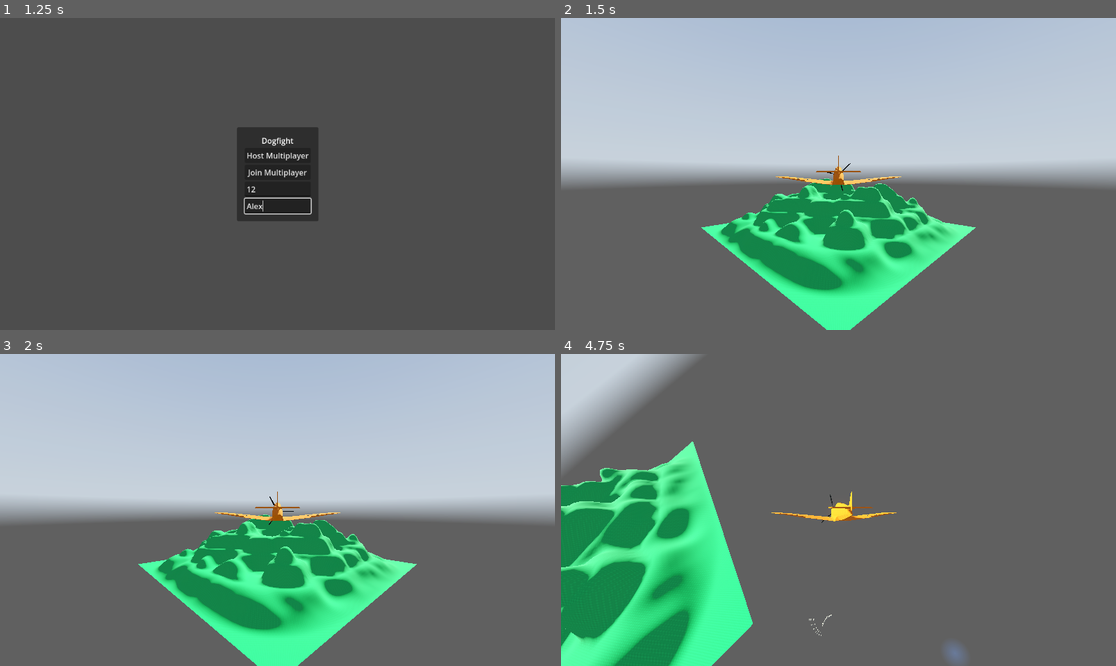
Above: before the commit, frames 1-4 (two rows, left to right).
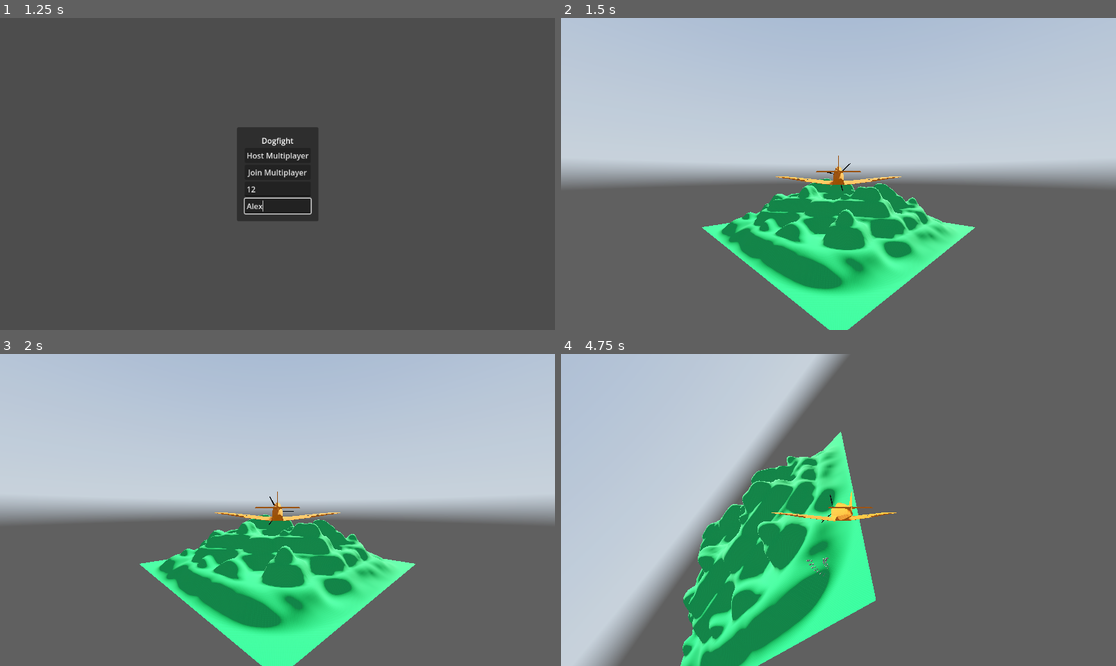
Above: after the commit, the same moments.

Repository: Monkeytonk115/godot-dogfight
Game: Godot game, scene res://scenes/main.tscn
The game is run twice, just before and just after one commit, with the same random seed, the same clock (stepped at 60 frames per second) and the same inputs. A sky picture missing from this copy of the repository is replaced by a grey-blue gradient.
Inputs (mouse positions are in pixels of both pictures, inside the frame that each line leads up to):
- Up to frame 1 (1.25 s): click (277, 189) at 0.52 s; type "12" at 0.6 s; click (277, 205) at 0.75 s; type "Alex" at 0.83 s
- Up to frame 2 (1.5 s): click "Host Multiplayer" at 1.25 s
- Up to frame 3 (2 s): no input
- Up to frame 4 (4.75 s): move the mouse to (960, 494) at 2.02 s; hold D (Roll_Right) 2.03-2.78 s; hold Right mouse button (free_cam) 2.03-2.78 s; move the mouse to (727, 525) at 2.77 s; hold W (Pitch_Down) 2.78-3.53 s; right-click (727, 525) at 2.85 s; move the mouse to (894, 441) at 3.52 s; hold D (Roll_Right) 3.53-4.28 s; hold Space (trigger) 3.53-4.28 s; right-click (894, 441) at 3.8 s; move the mouse to (810, 572) at 4.27 s; hold S (Pitch_Up) from 4.28 s (still down); right-click (810, 572) at 4.35 s

Frame 1 is identical in both runs. In frame 2, 0.5% of the frame differs, in the area x 25-75%, y 49-100%; in frame 3, 1.1%; in frame 4, 46%, in the area x 0-73%, y 0-100%.

Commit message:
gravity

Diff:
--- a/scenes/action/spitfire_action.gd
+++ b/scenes/action/spitfire_action.gd
@@ -2,7 +2,7 @@
 
 signal crashed
 
-const SPEED = 30
+const SPEED = 100
 
 # Get the gravity from the project settings to be synced with RigidBody nodes.
 var gravity = ProjectSettings.get_setting("physics/3d/default_gravity")
@@ -10,6 +10,9 @@
 var _transform_renorm = 0
 var free_cam = false
 @export var free_cam_angle = TAU * 0.25
+@export var max_engine_power = 760000 #Watts
+@export var take_off_weight = 3048 #Kilograms
+@export var wing_lift = 10
 
 var next_fire_time
 
@@ -49,14 +52,18 @@
 		# As good practice, you should replace UI actions with custom gameplay actions.
 		var input_dir = Input.get_vector("Roll_Left", "Roll_Right", "Pitch_Up", "Pitch_Down")
 		var input_dir2 = Input.get_vector("Yaw_Left", "Yaw_Right", "ui_up", "ui_down")
+		#Yaw
+		rotate(transform.basis.y, -input_dir2.x * delta * 0.2)
+		#Pitch
+		rotate(transform.basis.x, -input_dir.y * delta * 0.7)
+		#Roll
+		rotate(transform.basis.z, -input_dir.x * delta * 1.5)
 
-		velocity = (transform.basis.z * -SPEED)
-		#Yaw
-		rotate(transform.basis.y, -input_dir2.x * delta)
-		#Pitch
-		rotate(transform.basis.x, -input_dir.y * delta * 1.5)
-		#Roll
-		rotate(transform.basis.z, -input_dir.x * delta * 2)
+	#forces acting on the plane
+	velocity += (transform.basis.z * -SPEED * delta) #engine thrust
+	velocity += (transform.basis.y * wing_lift * delta) #wing lift
+	velocity += Vector3(0, -gravity * delta, 0) #Gravity
+	velocity *= 0.95
 
 	var collision_info = move_and_collide(velocity * delta)
 	if collision_info:
